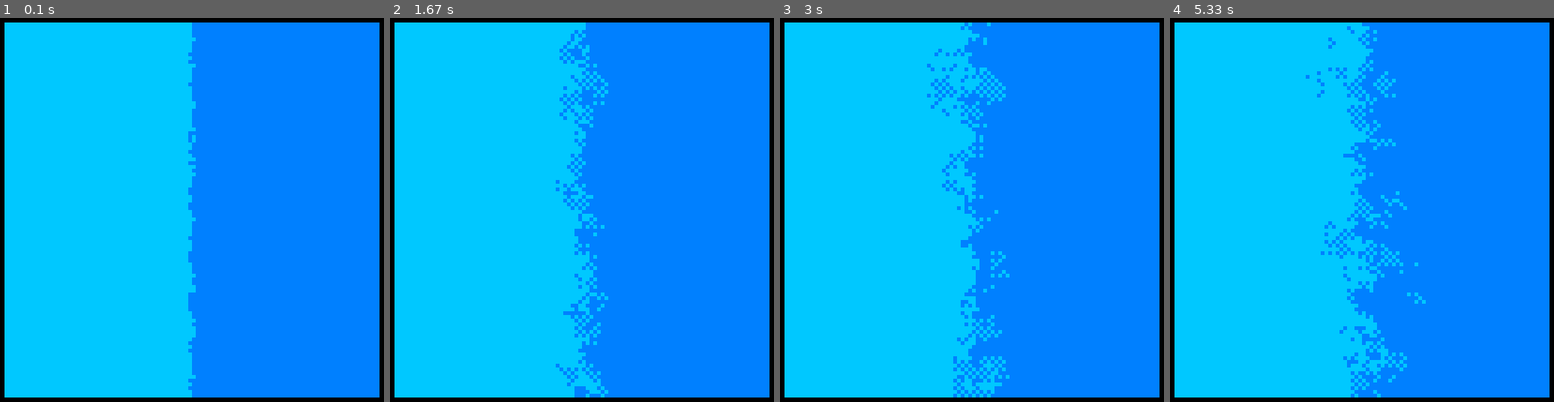
Above: before the commit, frames 1-4 (left to right).
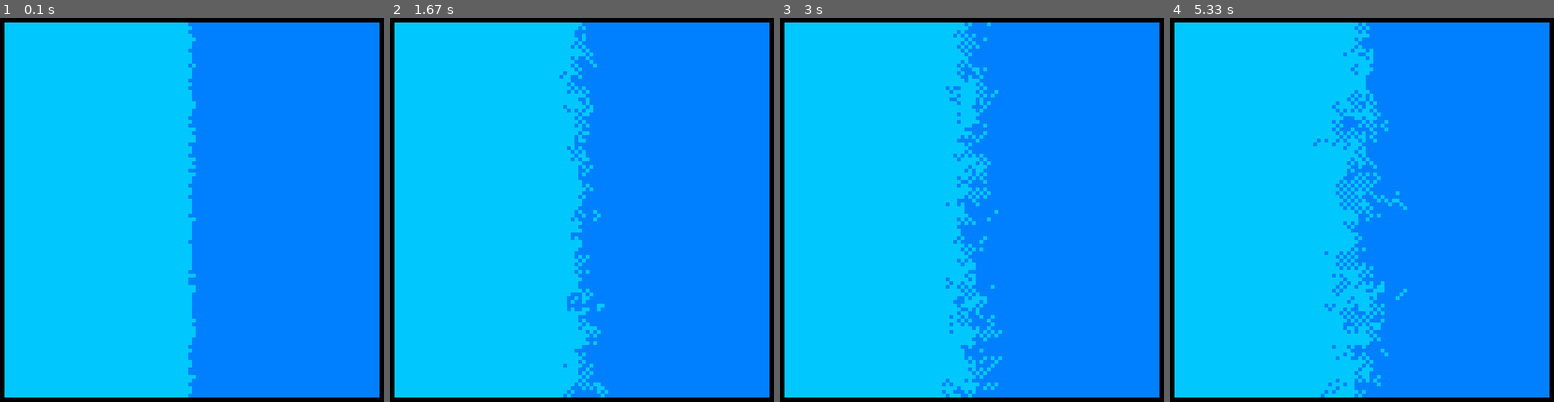
Above: after the commit, the same moments.

Repository: PratikshaJain37/Pixels-Fighting-pygame
Game: pygame game, started from main.py
The game is run twice, just before and just after one commit, with the same random seed, the same clock (stepped at 60 frames per second) and the same inputs.
Inputs:
- Up to frame 1 (0.1 s): no input
- Up to frame 2 (1.67 s): no input
- Up to frame 3 (3 s): no input
- Up to frame 4 (5.33 s): no input

The runs differ from the first frame. In frame 1, 0.5% of the frame differs, in the area x 49-50%, y 1-99%; in frame 2, 3.1%; in frame 3, 4.1%; in frame 4, 5.3%, in the area x 35-67%, y 1-99%.

Commit message:
v1.4: Updated logic in helpers.py

Diff:
--- a/helpers.py
+++ b/helpers.py
@@ -13,20 +13,25 @@
     updated_status = np.zeros((INT,INT), dtype=int)
     for i in range(0,INT):
         for j in range(0,INT):
-            updated_status[i][j] = GetStatus(GetAliveRatio(i,j,current_status,INT))
+            status, ratio = GetRatio(i,j,current_status,INT)
+            updated_status[i][j] = GetStatus(status, ratio)
 
     return updated_status
 
 # For calculating status of individual box
-def GetStatus(alive_ratio):
+def GetStatus(status,ratio):
     random_number = random.random()
-    if random_number <= alive_ratio:
-        return 1
+    if random_number >= ratio:
+        flip = False
     else:
-        return 0
+        flip = True
+    if flip == True:
+        return status
+    else:
+        return 1 - status
 
 # For calculating alive ratio of individual box
-def GetAliveRatio(x,y,current_status_array,INT):
+def GetRatio(x,y,current_status_array,INT):
     around_alive = 0
     around_total = 0
     for i in range(x-1,x+2):
@@ -41,7 +46,9 @@
             if current_status_array[x][j] == 1:
                 around_alive += 1
 
-
-    return around_alive/around_total
+    if current_status_array[x][y] == 0:
+        return 0, 1 - around_alive/around_total
+    else:
+        return 1, around_alive/around_total
 
 # ---------------------#
